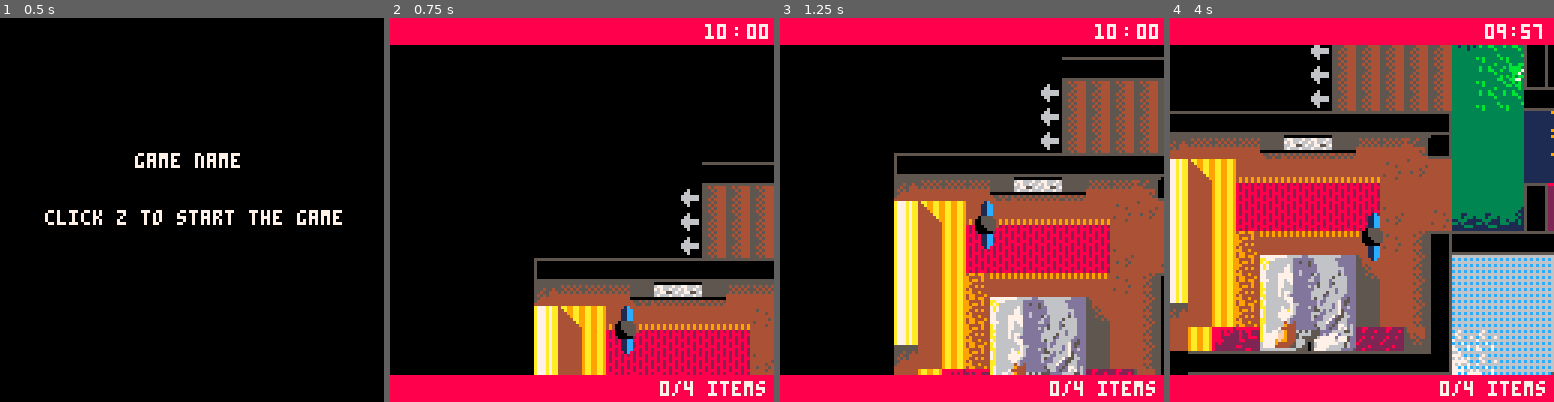
Above: before the commit, frames 1-4 (left to right).
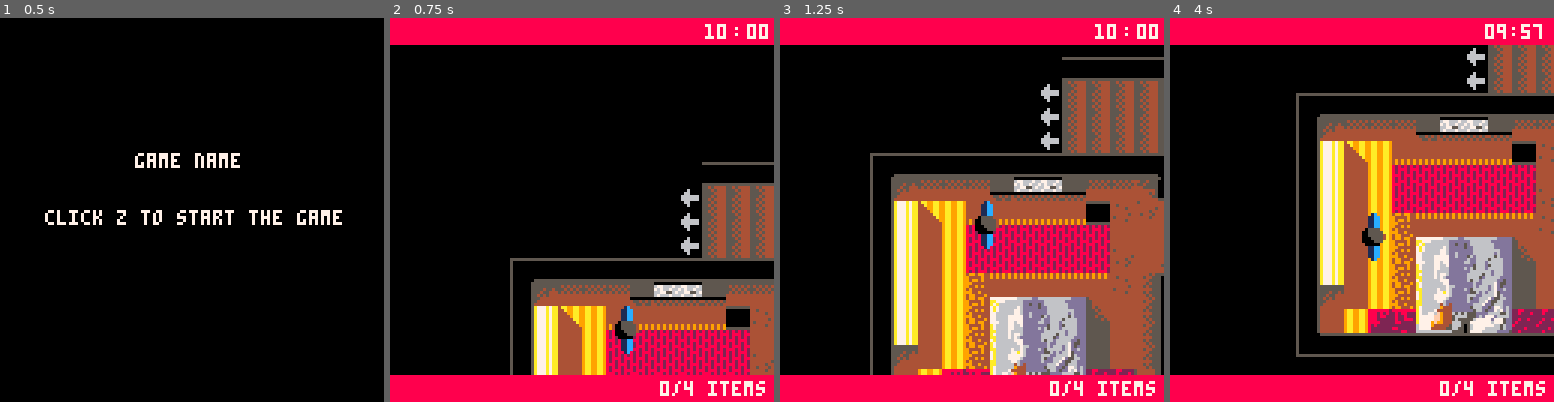
Above: after the commit, the same moments.

Repository: aquelemiguel/retrojam-2017
Game: PICO-8 cartridge temp.p8
Same seed, same stepped clock (60 frames per second), same inputs: the game is played once before the commit and once after it.
Inputs:
- Up to frame 1 (0.5 s): no input
- Up to frame 2 (0.75 s): tap O (Z key) at 0.7 s
- Up to frame 3 (1.25 s): no input
- Up to frame 4 (4 s): hold Right 1.6-2.1 s; tap O (Z key) every 0.4 s from 1.7 to 3.7 s; hold Up 2.15-2.42 s; hold Right 2.47-3.03 s; hold Left 3.08-3.58 s; hold Down 3.63-3.97 s

Frame 1 is identical in both runs. In frame 2, 0.9% of the frame differs, in the area x 31-94%, y 62-93%; in frame 3, 1.3%; in frame 4, 69%, in the area x 0-100%, y 7-93%.

Commit message:
numero maximo de commits

Diff:
--- a/temp.p8
+++ b/temp.p8
@@ -33,7 +33,7 @@
 
     all_sprites = {}
 
-
+  	is_viewing_text = false;
 
         x_increment = 0
         y_increment = 0
@@ -54,6 +54,7 @@
     game = {}
     game.state_mode = 0
     game.text = "nothing"
+  	game.floor = 1
     objects_array = {}
 
     fillobjectarray()
@@ -298,7 +299,8 @@
     if(game.state_mode == 0) then --title screen mode
         titleupdate()
     elseif(game.state_mode == 1) then -- game ongoing
-        gameupdate() end
+        moveloop()
+  	end
 end
 
 function titleupdate()
@@ -308,25 +310,20 @@
     end
 end
 
-function gameupdate()
-    	moveloop()
-    end
-
-
-     function analyze_action()
+
+function analyze_action()
         --todo
+  if(game.text == "change floor" and (fget(160,7) or fget(161,7))) then
+		changefloor() end
         --here place the processes used in common in all states, ex movement
     if(player.task == "suit") then  --if current task is searching for suit then sees in what part of the clues he is in
             if(player.currentclue == 1) then
-
-                local old_camx = camx
-      					local old_camy = camy
-
-
-
                 if (game.text == "main wardrobe" and fget(103, 7)) then
+        				is_viewing_text = true
+        				camera({600, 600})
             		display_text("quit toying around! i gotta get to work", 30, 140, 150, 150)
             		fset(103,7,false)
+        				is_viewing_text = false
         			player.currentclue = 2
             	end
                 --checks if player got the clue, in that case stores the current clue
@@ -339,7 +336,7 @@
 
             elseif(player.currentclue == 3) then
                  if (game.text == "kids wardrobe" and fget(79, 7)) then
-            		display_text("spoons up ma butt spoons up ma butt spoons up ma butt spoons up ma butt spoons up ma butt spoons up ma butt", 30, 140, 150, 150)
+            		display_text("you now have your suit! ask your wife what's missing!", 30, 140, 150, 150)
             		fset(206,7,false)
         			player.currentclue = 1
         			player.task = "suitcase"
@@ -348,31 +345,57 @@
 
         elseif(player.task == "suitcase") then  --if current task is searching for suit then sees in what part of the clues he is in
             if(player.currentclue == 1) then
-                if (game.text == "toilet" and (fget(224, 7) or fget(225, 7) or fget(240, 7) or fget(241, 7) )) then
-            		display_text("you pick up a key behind the teddy bear! what could this open?", 30, 140, 150, 150)
+               if (game.text == "bed") then
+            		display_text("hmm, your case? you were with it in the bathroom for some reason", 30, 140, 150, 150)
+
+        			player.currentclue = 2
+            	end
+
+            elseif(player.currentclue == 2) then
+            	if (game.text == "toilet" and (fget(224, 7) or fget(225, 7) or fget(240, 7) or fget(241, 7) )) then
+            		display_text("i gotta keep my cool", 30, 140, 150, 150)
             		fset(224,7,false)
             		fset(225,7,false)
         		    fset(240,7,false)
             		fset(241,7,false)
 
 
-        			player.currentclue = 2
+        			player.currentclue = 3
             	end
-            elseif(player.currentclue == 2) then
-                print("does things")
+
+
             elseif(player.currentclue == 3) then
-                print("final clue")
-      			player.task = "papers"
+            	if (game.text == "fridge" and fget(39, 7)) then
+            		display_text("you have found your suitcase! ask your wife what's next!", 30, 140, 150, 150)
+            		fset(39, 7, false)
+
+
+        			player.currentclue = 1
+        			player.task = "papers"
+            	end
             end
+
         elseif(player.task == "papers") then  --if current task is searching for suit then sees in what part of the clues he is in
             if(player.currentclue == 1) then
-                print("does it achieved the first clue")
+                if (game.text == "bed") then
+            		display_text("how should i know where you left the report? it should be in your case", 30, 140, 150, 150)
+
+        			player.currentclue = 2
+    			end
                 --checks if player got the clue, in that case stores the current clue
             elseif(player.currentclue == 2) then
-                print("does things")
+            		display_text("nom nom nom", 30, 140, 150, 150)
+            		player.currentclue = 3
             elseif(player.currentclue == 3) then
-                print("final clue")
-      					player.task = "keys"
+                if (game.text == "dining table " and (fget(154, 7) or fget(6, 7)) ) then
+            		display_text("you have found your suitcase! ask your wife what's next!", 30, 140, 150, 150)
+            		fset(154, 7, false)
+            		fset(6, 7, false)
+
+
+        			player.currentclue = 1
+        			layer.task = "keys"
+            	end
             end
         elseif(player.task == "keys") then  --if current task is searching for suit then sees in what part of the clues he is in
             if(player.currentclue == 1) then
@@ -422,20 +445,26 @@
 
 function draw_player()
 		if was_pressed and player.direction == 1 then
-    	spr(206,player.x,player.y-4)
-    	spr(207,player.x+8,player.y-4)
-    	spr(222,player.x,player.y+4)
-    	spr(223,player.x+8,player.y+4)
+
+        spr(206,player.x,player.y-4)
+    		spr(207,player.x+8,player.y-4)
+    		spr(222,player.x,player.y+4)
+    		spr(223,player.x+8,player.y+4)
     elseif was_pressed and player.direction == 0 then
     	spr(206,player.x,player.y-4, 1, 1, true, false)
     	spr(207,player.x-8,player.y-4, 1, 1, true, false)
     	spr(222,player.x,player.y+4, 1, 1, true, false)
     	spr(223,player.x-8,player.y+4, 1, 1, true, false)
-    elseif was_pressed and player.direction == 2 then
+    elseif was_pressed and player.direction == 3 then
     	spr(204,player.x,player.y+4, 1, 1, false, true)
     	spr(205,player.x+8,player.y+4, 1, 1, false, true)
     	spr(220,player.x,player.y-4, 1, 1, false, true)
     	spr(221,player.x+8,player.y-4, 1, 1, false, true)
+    elseif was_pressed and player.direction == 2 then
+    	spr(204,player.x,player.y-4)
+    	spr(205,player.x+8,player.y-4)
+    	spr(220,player.x,player.y+4)
+    	spr(221,player.x+8,player.y+4)
     else
     	spr(1,player.x,player.y-4)
     	spr(2,player.x,player.y+4)
@@ -536,6 +565,18 @@
         new_object9.tag = "teddy bear"
         new_object9.sprites = {226}
         add(objects_array, new_object9)
+  		local new_object10 = {}
+        new_object10.tag = "fridge"
+        new_object10.sprites = {39}
+        add(objects_array, new_object10)
+ 		local new_object11 = {}
+		new_object11.tag = "change floor"
+		new_object11.sprites = {160,161}
+		add(objects_array,new_object11)
+		local new_object12 = {}
+		new_object12.tag = "dining table"
+		new_object12.sprites = {6, 154}
+		add(objects_array, new_object12)
 
     end
 
@@ -571,11 +612,29 @@
                 end
             end
         end
-
-        camx = camx + ((player.x-64)-camx)*0.3
-        camy = camy + ((player.y-64)-camy)*0.3
-        camera(camx, camy)
-    end
+  			if not (is_viewing_text) then
+  				update_cam_position()
+        end
+    end
+
+-- updates the camera position.
+function update_cam_position()
+  camx = camx + ((player.x-64)-camx) * 0.3
+  camy = camy + ((player.y-64)-camy) * 0.3
+  camera(camx, camy)
+end
+
+
+function changefloor()
+		if(game.floor == 1) then
+			player.x = 350
+			player.y = 45
+			game.floor = 0
+		elseif(game.floor == 0) then
+			player.x = 110
+			player.y = 70
+			game.floor = 1 end
+end
 
 
 
@@ -707,33 +766,33 @@
 
 
 __gff__
-0001010000008000000101010100000001010000000000000081010101000100000100008100000000810101010000000001010101010100008101010101838300030102000200020003010000000001020002000000000000000000000000010200020000000000010101000000000000000000000000000000000000000000
-0000000000000000000000000000000000000000000000000000000000000000818100000000000000000000000000000000000000000000000000000000000080008081810000008000000000000000000000818101010000000000000000008181810000010100000000000000000081818181000000000000000000000000
+0001010000008000000101010100000001010000000000000081010101000100000100008100008100810101010000000001010101010100008101010101838300030102000200020003010000000081020002000000000000000000000000810200020000810081010101000000000081000000000000000000000000000000
+0000000000000000000000000081000000000000000000000000000000000000818100010101010100000000000000000000000101000000000000000000000080008081810000008000000000000000000000818101010000000000000000008181810000010100000000000000000081818181000000000000000000000000
 __map__
 0808080808080808080808080808080808080808080808000000000000000000000000000000000000000000000000000000000000000000000000000000000000000000000000000000000000000000000000000000000000000000000000000000000000000000000000000000000000000000000000000000000000000000
 0808080808080808080808080808080808080808080800080000000000000000000000000000000000000000000000000000000000000000000000000000000000000000000000000000000000000000000000000000000000000000000000000000000000000000000000000000000000000000000000000000000000000000
-0808080808080808080808080808080808080808080800000000000000000000000000000000313131313131312100000000000000000000000000000000000000000000000000000000000000000000000000000000000000000000000000000000000000000000000000000000000000000000000000000000000000000000
-080808080808080808080808080808080808080808080000000000000000000000000000058c588b58585856560000000000000000000000000000000000000000000000000000000000000000000000000000000000000000000000000000000000000000000000000000000000000000000000000000000000000000000000
-0808080808080808080808080808080808080808080800000000000000000000000000000505050505885656570800000000000000000000000000000000000000000000000000000000000000000000000000000000000000000000000000000000000000000000000000000000000000000000000000000000000000000000
-0808080808080808080808080808080808080808080000000000000000000000000000000505050e0e0e0e0e0ea008000000000000000000000000000000000000000000000000000000000000000000000000000000000000000000000000000000000000000000000000000000000000000000000000000000000000000000
-0808080808080808080808080831313131313131312100000000000000000000000000000505050e0e0e0e0e0ea008000000000000000000000000000000000000000000000000000000000000000000000000000000000000000000000000000000000000000000000000000000000000000000000000000000000000000000
-080808080808080808080808a10e0e0e0e0e5856563200080800000000000000000000001414143631313131312108000000000000000000000000000000000000000000000000000000000000000000000000000000000000000000000000000000000000000000000000000000000000000000000000000000000000000000
-080808080808080808080808a10e0e0e0e0e055657320000000000000000000000000032648c8b97976496620b3200000000000000000000000000000000000000000000000000000000000000000000000000000000000000000000000000000000000000000000000000000000000000000000000000000000000000000000
-080808080808080808080808a10e0e0e0e0e055656313131313131313121000000000032948a8864c5c664620c3200000000000000000000000000000000000000000000000000000000000000000000000000000000000000000000000000000000000000000000000000000000000000000000000000000000000000000000
-0808080808083631313131313131313131210505054e6043414860265c3200000000003284898a64d5d66464863200000000000000000000000000000000000000000000000000000000000000000000000000000000000000000000000000000000000000000000000000000000000000000000000000000000000000000000
-0808080808080f1f1f1f103e3e111f1f2f330505054e6052455060265c3200000000003285956464e5e66464873200000000000000000000000000000000000000000000000000000000000000000000000000000000000000000000000000000000000000000000000000000000000000000000000000000000000000000000
-000008000000670d663737373737375455060505054e4e60606060265c32000000000032c3c46464f5f66464873208000000000000000000000000000000000000000000000000000000000000000000000000000000000000000000000000000000000000000000000000000000000000000000000000000000000000000000
-000000000000670666171717171717060606050505354f4e494e26495c32000000000032d3d4646464646464643208080808080808080808000000000000000000000000000000000000000000000000000000000000000000000000000000000000000000000000000000000000000000000000000000000000000000000000
-0000000000006706661717171717175506545b5b5a325f5d4be25d4b5e320000000000323131219091133631313131313131312108080808000000000000000000000000000000000000000000000000000000000000000000000000000000000000000000000000000000000000000000000000000000000000000000000000
-0000000000006706662e3838383838542d353131313131313131313131330000000000326f751313131313766f3280797a047f3208080808000000000000000000000000000000000000000000000000000000000000000000000000000000000000000000000000000000000000000000000000000000000000000000000000
-0000000000006706662e090a0b0c1d062d324d4d4d4d4d4d6e6d32000000000000000032777217171717177377070707077e7d3208080808000000000000000000000000000000000000000000000000000000000000000000000000000000000000000000000000000000000000000000000000000000000000000000000000
-0000000000006706662e191a1b1c13062d324d4d4d4d4d4d6e6e3200000000000000003213170606700606171307c27c927e7d3208080808000000000000000000000000000000000000000000000000000000000000000000000000000000000000000000000000000000000000000000000000000000000000000000000000
-0000000000000f06662e292a2b2c13062d324d4d4d4d4d4d4d4d32000000000000000032131765066f0665171307c27c927e7d3208080808000000000000000000000000000000000000000000000000000000000000000000000000000000000000000000000000000000000000000000000000000000000000000000000000
-0000000000000666696a393a3b3c686830326b6b4d4d4d4de0e13200000000000000003213170606700606171307c27c927e7d3208080808000000000000000000000000000000000000000000000000000000000000000000000000000000000000000000000000000000000000000000000000000000000000000000000000
-0000000000000831313131313131313131336c6b4d4df2f3f0f1320000000000000000327871171717171774780707070707273208080808000000000000000000000000000000000000000000000000000000000000000000000000000000000000000000000000000000000000000000000000000000000000000000000000
-0000000000000000080000000000000000003631313131313131210000000000000000326f751313131313766f3581838383823208080808000000000000000000000000000000000000000000000000000000000000000000000000000000000000000000000000000000000000000000000000000000000000000000000000
-0000000000000000000000000000000000000000000000000000080000000000000008363131313131313131313131313131313300000000000000000000000000000000000000000000000000000000000000000000000000000000000000000000000000000000000000000000000000000000000000000000000000000000
-0000000000000000000000000000000000000000000000000000000000000000000000080800000000000000000000000000000000000000000000000000000000000000000000000000000000000000000000000000000000000000000000000000000000000000000000000000000000000000000000000000000000000000
+0808080808080808080808080808080808080808080800000000000000000000000000000000313131313131312100000000000800000000000000000000000000000000000000000000000000000000000000000000000000000000000000000000000000000000000000000000000000000000000000000000000000000000
+080808080808080808080808080808080808080808080000000000000000000000000000058c588b58585856560000000000080800000000000000000000000008080000000000000000000000000000000000000000000000000000000000000000000000000000000000000000000000000000000000000000000000000000
+0808080808080808080808080808080808080808080800000000000000000000000000000505050505885656570800000808080800000000565756575756575756646457885757578857560000000000000000000000000000000000000000000000000000000000000000000000000000000000000000000000000000000000
+0808080808080808080808080808080808080808080000000000000000000000000000000505050e0e0e0e0e0ea00800080808080808080057565657568c578857646456575657565756570000000000000000000000000000000000000000000000000000000000000000000000000000000000000000000000000000000000
+080808080808080808080808083131313131313131a700000000000000000000000000000505050e0e0e0e0e0ea008000808080808080808885657575688575656646457885757578856570000000000000000000000000000000000000000000000000000000000000000000000000000000000000000000000000000000000
+080808080808080808080808a10e0e0e0e0e5856563200080800000000000000000000001414143631313131312108000808080808080808578c57885657565788646456578c88565757560000000000000000000000000000000000000000000000000000000000000000000000000000000000000000000000000000000000
+080808080808080808080808a10e0e0e0e0e055657b431313131313131a7000000000032648c8b97976496620b3200000808080808000808575657885757885756646488575788575756560000000000000000000000000000000000000000000000000000000000000000000000000000000000000000000000000000000000
+080808080808080808080808a10e0e0e0e0e055656b34e4e4e4e4e4e4e32000000000032948a8864c5c664620c3200000808080808000808568c56888856575756646457575657885757570000000000000000000000000000000000000000000000000000000000000000000000000000000000000000000000000000000000
+0808080808a43131313131313131313131a50505054e6043414860265c3200000000003284898a64d5d66464863200080808080808000808568c57575756575688646456578857565657560000000000000000000000000000000000000000000000000000000000000000000000000000000000000000000000000000000000
+0808080808320f1f1f1f103e3e111f1f2f330505054e6052455060265c3200000000003285956464e5e66464873200080808080808000808646464646464646464646464646464646400000000000000000000000000000000000000000000000000000000000000000000000000000000000000000000000000000000000000
+000008000032670d663737373737315455060505054e4e60606060265c32000000000032c3c46464f5f66464873208000808080808000808646464646464646464646464646464646400000000000000000000000000000000000000000000000000000000000000000000000000000000000000000000000000000000000000
+000000000032670666171717171717060606050505354f4e494e26495c32000000000032d3d464646464646464320808080808080800080813131313131313139a9b9c9d9e9f13131300000000000000000000000000000000000000000000000000000000000000000000000000000000000000000000000000000000000000
+0000000000326706661717171717175506545b5b5a325f5d4be25d4b5e3200000000003231312190911336313131313108080808080808081313131313131313aaabacadaeaf13131300000000000000000000000000000000000000000000000000000000000000000000000000000000000000000000000000000000000000
+0000000000326706662e3838383838542d354d4d4d3131313131313131a43434343434326f751313131313766f3280797a047f08080808081313131313131313babbbcbdbebf13131300000000000000000000000000000000000000000000000000000000000000000000000000000000000000000000000000000000000000
+0000000000326706662e090a0b0c1d062d324d4d4d4d4d4d6e6d32343434343434343432777217171717177377070707077e7d3208080808a2a2a2a2a2a2a2a2a2a2a2a2a2a2a2a2a200000000000000000000000000000000000000000000000000000000000000000000000000000000000000000000000000000000000000
+0000000000326706662e191a1b1c13062d324d4d4d4d4d4d6e6e3234343434343434343213178d8d708d8d171307c27c927e7d3208080808080808080808080000000000000000000000000000000000000000000000000000000000000000000000000000000000000000000000000000000000000000000000000000000000
+0000000000320f06662e292a2b2c13062d324d4d4d4d4d4d4d4d323434343434343434321317658d6f8d65171307c27c927e7d3208080808080808080808000000000000000000000000000000000000000000000000000000000000000000000000000000000000000000000000000000000000000000000000000000000000
+0000000000320666696a393a3b3c686830326b6b4d4d4d4de0e13234343434343434343213178d8d708d8d171307c27c927e7d3208080808080808080000000000000000000000000000000000000000000000000000000000000000000000000000000000000000000000000000000000000000000000000000000000000000
+0000000000a33131313131313131313131336c6b4d4df2f3f0f1323408080834343434327871171717171774780707070707273208080808000000000000000000000000000000000000000000000000000000000000000000000000000000000000000000000000000000000000000000000000000000000000000000000000
+0000000000000000080000000000000808353631313131313131333434080834343434326f751313131313766f3581838383823208080808000000000000000000000000000000000000000000000000000000000000000000000000000000000000000000000000000000000000000000000000000000000000000000000000
+0000000000000000000000000000000808080808080808080808080808343434343408a33131313131313131313131313131313300000000000000000000000000000000000000000000000000000000000000000000000000000000000000000000000000000000000000000000000000000000000000000000000000000000
+0000000000000000000000000000000808080808080808080808080808343434343434080800000000000000000000000000000000000000000000000000000000000000000000000000000000000000000000000000000000000000000000000000000000000000000000000000000000000000000000000000000000000000
 0000000000000000000000000000000000000000000000000000000000000000000000000808080808080808080000000000000000000000000000000000000000000000000000000000000000000000000000000000000000000000000000000000000000000000000000000000000000000000000000000000000000000000
 0000000000000000000000000000000000000000000000000000000000000000000000000808080808080808080808080000000000000000000000000000000000000000000000000000000000000000000000000000000000000000000000000000000000000000000000000000000000000000000000000000000000000000
 0000000000000000000000000000000000000000000000000000000000000808080008000808080808080808080800000000000000000000000000000000000000000000000000000000000000000000000000000000000000000000000000000000000000000000000000000000000000000000000000000000000000000000
Not shown, changed: 32 lines of the sprite sheet (__gfx__) section of temp.p8
